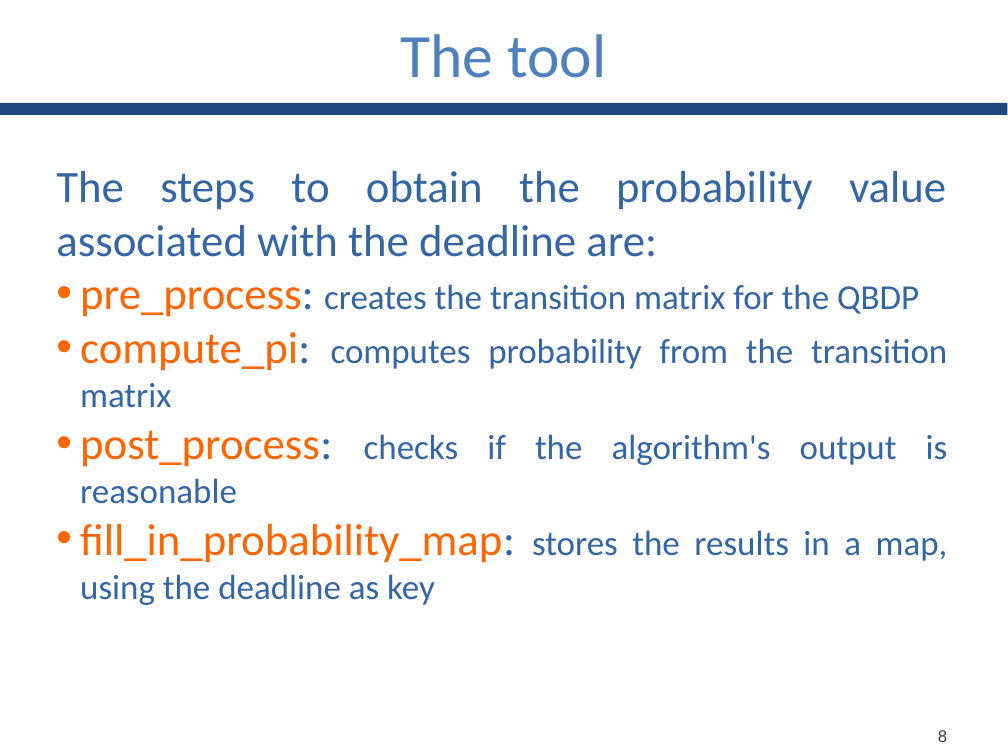
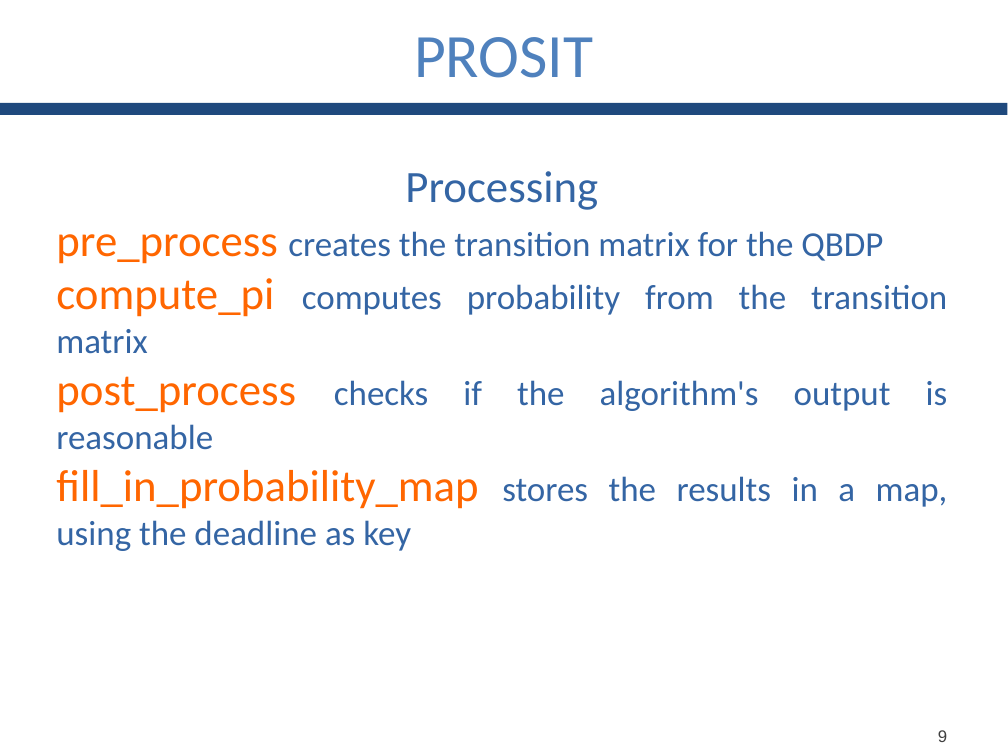
Before and after one commit to GianlucaBortoli/bachelorThesis, a slide deck: slide 10 of slides/slides.pptx (slide 9 before the commit). Drawn at 1008x756 pixels with LibreOffice and Linux fonts; fonts in the diff are those of the drawing. Boxes give left, top, right and bottom in pixels: in the first picture for what was removed or moved away, otherwise in the second. Text is boxed around its words. In the diff, an @@ line names an element or a change of style, - is before the commit and + after.

```diff
--- a/slides/slides.pptx
+++ b/slides/slides.pptx
@@ text at [414,37,593,78]: text changed @@
-The tool
+PROSIT
@@ text at [56,171,948,551]: text changed @@
-The steps to obtain the probability value associated with the deadline are:
-• pre_process: creates the transition matrix for the QBDP
-• compute_pi: computes probability from the transition matrix
-• post_process: checks if the algorithm's output is reasonable
-• fill_in_probability_map: stores the results in a map, using the deadline as key
+Processing
+pre_process creates the transition matrix for the QBDP
+compute_pi computes probability from the transition matrix
+post_process checks if the algorithm's output is reasonable
+fill_in_probability_map stores the results in a map, using the deadline as key
@@ text at [938,730,947,742]: text changed @@
-8
+9
```
Also in this commit, not shown: 6 other slides changed, 4 slides added, 3 slides removed.
